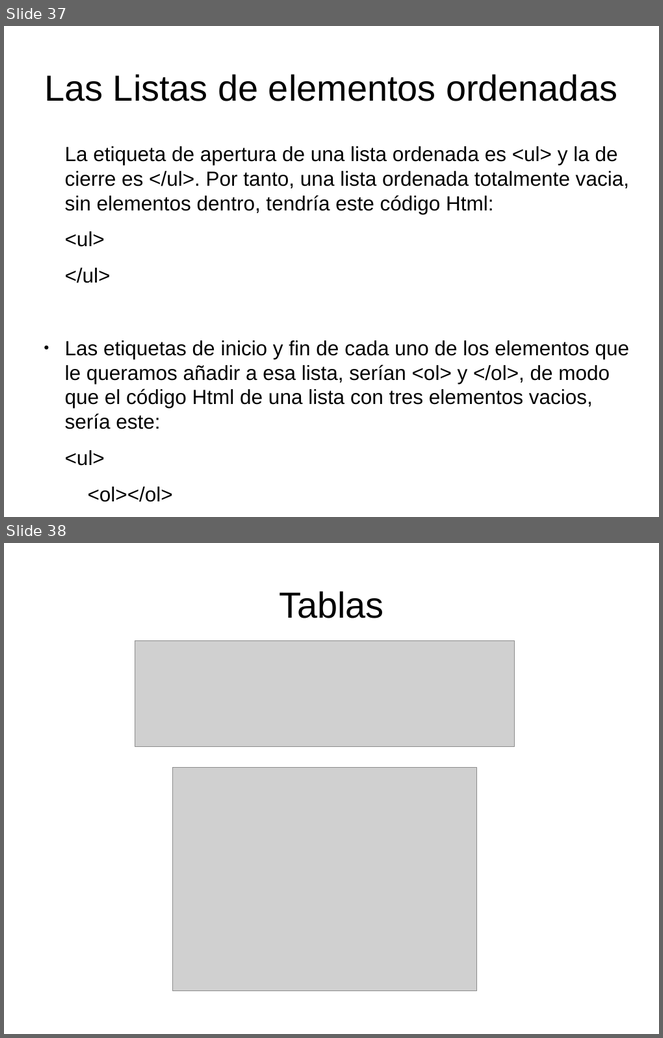
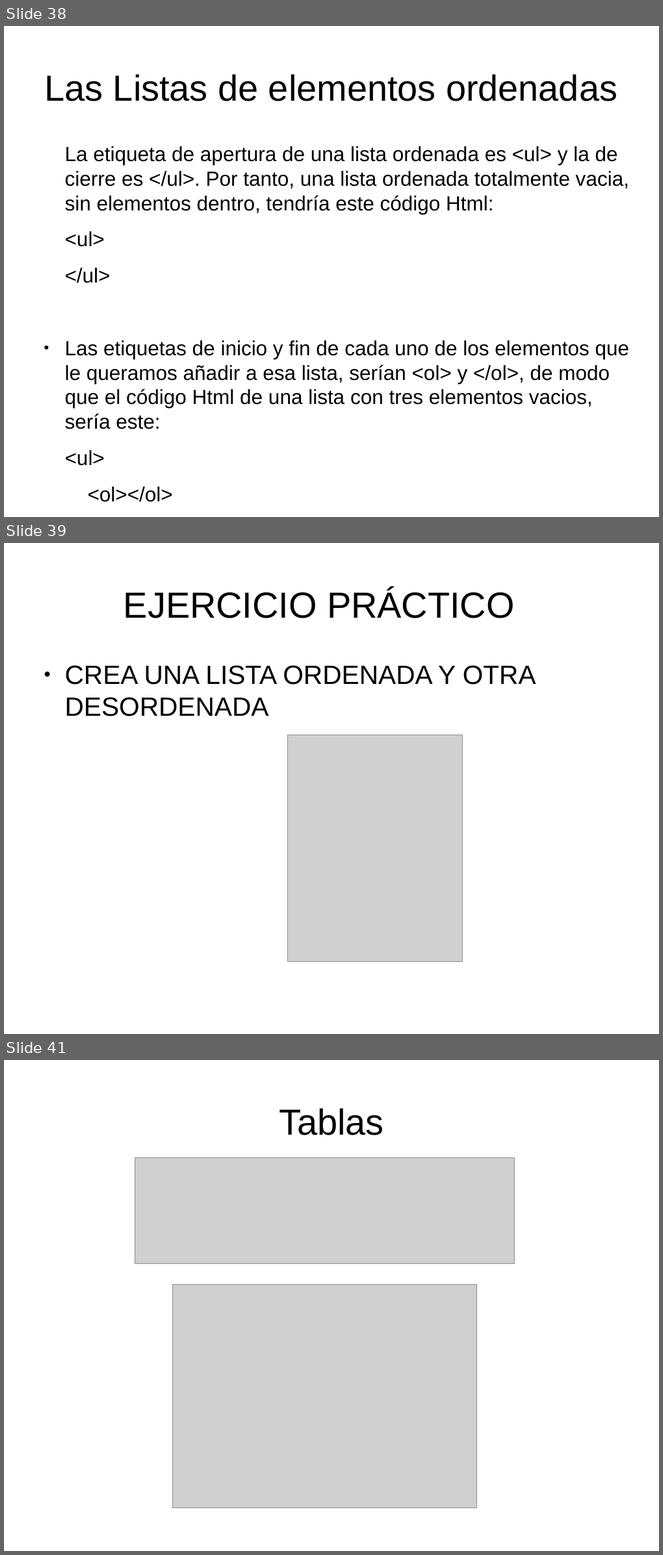
Before and after one commit to toblerone554/CampusInfantil2016, a slide deck: Veteranos/html/PresentaciónHTML.odp. Shown one above the other, each under a label of ours: slides 37 and 38 before the commit, slides 38, 39 and 41 after it; the slides between them are not shown. The pictures are 663x1038 and 663x1555 pixels, drawn with LibreOffice and Linux fonts; fonts in the diff are those of the drawing; grey boxes stand for pictures. Boxes give left, top, right and bottom in pixels: in the first picture for what was removed or moved away, otherwise in the second. Text is boxed around its words. In the diff, an @@ line names an element or a change of style, - is before the commit and + after.

Commit message:
Ejemplos de tablas y ejercicios prácticos

```diff
--- a/Veteranos/html/PresentaciónHTML.odp
+++ b/Veteranos/html/PresentaciónHTML.odp
@@ slide 39 added at box(4, 543, 659, 1034), background #FFFFFF @@
@@ title added at box(124, 589, 514, 618), 44 pt, text #000000 @@
+EJERCICIO PRÁCTICO
@@ text added at box(65, 665, 536, 717), 32 pt, text #000000 @@
+● CREA UNA LISTA ORDENADA Y OTRA DESORDENADA
@@ picture added at box(287, 735, 463, 962) @@
@@ what was slide 37 is now slide 38 @@
@@ what was slide 38 is now slide 41 @@
```
Also in this commit, not shown: 7 slides changed, 3 other slides added, 1 slide removed, 8 other files.
